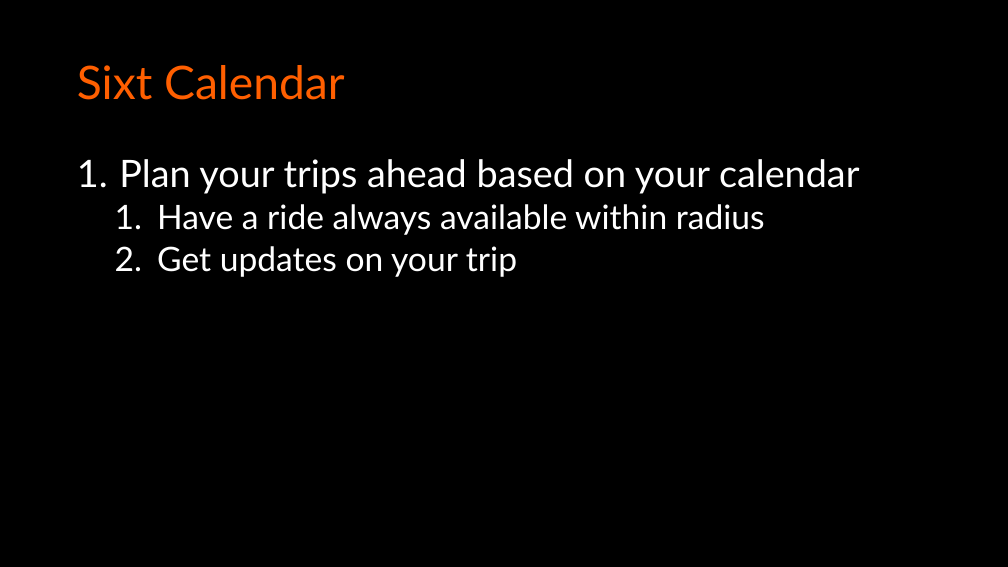
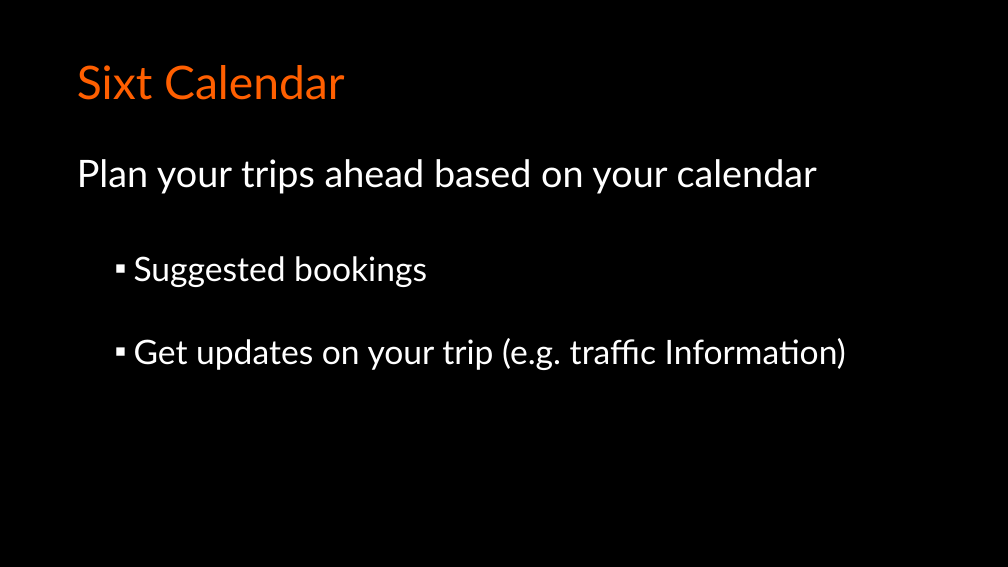
Before and after one commit to travistang/SixtMixed, a slide deck: slide 3 of Presentation.pptx. Drawn at 1008x567 pixels with LibreOffice and Linux fonts; fonts in the diff are those of the drawing. Boxes give left, top, right and bottom in pixels: in the first picture for what was removed or moved away, otherwise in the second. Text is boxed around its words. In the diff, an @@ line names an element or a change of style, - is before the commit and + after.

```diff
--- a/Presentation.pptx
+++ b/Presentation.pptx
@@ text at (77, 159, 818, 194): bullet 1. to none @@
@@ text at (134, 256, 846, 370): text changed @@
-  1. Have a ride always available within radius
-  2. Get updates on your trip
+  ▪ Suggested bookings
+  ▪ Get updates on your trip (e.g. traffic Information)
```
Also in this commit, not shown: 5 other slides changed, 1 other file.
